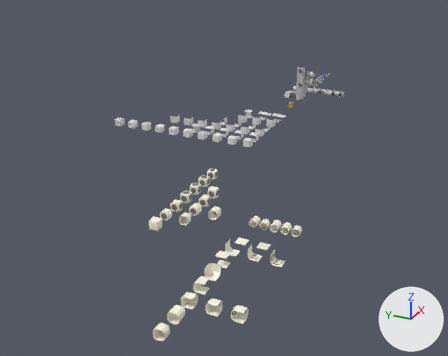
An edit to the Blender file Assets/Models/pieces.blend, drawn before and after from the same camera.
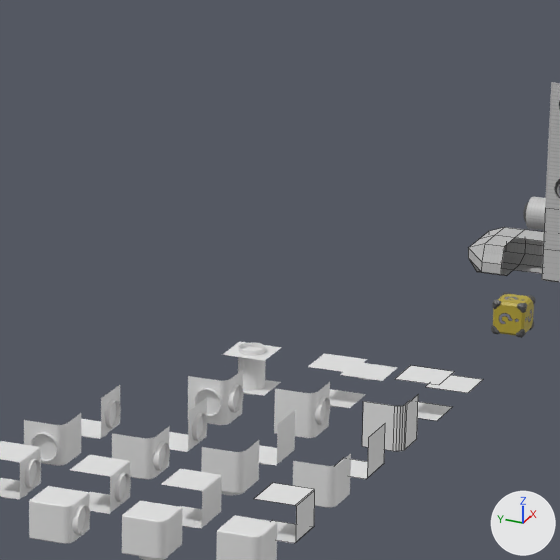
Each version is shown whole from a 50 mm camera at (-54.4, -25.8, 27.0) aimed at (7.1, 1.8, -3.8), then close up on the part from 46% to 67% of the width and 15% to 41% of the height. The axes (+X, +Y, +Z) are drawn at lower right. The lights are the same throughout. The close-ups show mesh edges as thin lines.

Script lines for the objects in view, before the commit:
```python
me_cube_028 = bpy.data.meshes.new('Cube.028')
me_cube_028.from_pydata([(-0.5, -0.5, -0.4), (-0.5, -0.5, 0.4), (-0.5, 0.4, -0.4), (-0.5, 0.4, 0.4), (0.5, -0.5, -0.4), (0.5, -0.5, 0.4), (0.5, 0.4, -0.4), (0.5, 0.4, 0.4)], [], [(2, 3, 7, 6), (2, 6, 4, 0), (7, 3, 1, 5)])
me_cube_028.polygons.foreach_set('use_smooth', [True] * 3)
me_cube_033 = bpy.data.meshes.new('Cube.033')
me_cube_033.from_pydata([(-0.5, -0.5, -0.4), (-0.5, 0.4, -0.4), (-0.5, 0.4, 0.5), (0.5, -0.5, -0.4), (0.5, 0.4, -0.4), (0.5, 0.4, 0.5)], [], [(1, 2, 5, 4), (1, 4, 3, 0)])
me_cube_033.polygons.foreach_set('use_smooth', [True] * 2)
me_cube_070 = bpy.data.meshes.new('Cube.070')
me_cube_070.from_pydata(...)  # 16 vertices, 11 faces; spans x -0.4..0.5, y -0.4..0.5, z -0.4..0.4
me_cube_070.materials.append(mat_panels)  # picture img_color_texture_png
ob_hull_v2_2_sides_tight_edge = bpy.data.objects.new('hull_v2_2_sides_tight_edge', me_cube_033)
ob_hull_v2_2_sides_tight_edge.location = (16.0, 0.0, 0.0)
ob_hull_v2_2_sides_tight_edge.rotation_euler = (0.0, 0.0, 3.142)  # degrees (0, 0, 180)
_m = ob_hull_v2_2_sides_tight_edge.modifiers.new('Bevel', 'BEVEL')
_m.width = 0.02
_m.width_pct = 0.02
_m.limit_method = 'WEIGHT'
ob_hull_v2_3_sides_two_edges = bpy.data.objects.new('hull_v2_3_sides_two_edges', me_cube_028)
ob_hull_v2_3_sides_two_edges.location = (12.0, 0.0, 0.0)
ob_hull_v2_3_sides_two_edges.rotation_euler = (0.0, 0.0, 3.142)  # degrees (0, 0, 180)
_m = ob_hull_v2_3_sides_two_edges.modifiers.new('Bevel', 'BEVEL')
_m.width = 0.02
_m.width_pct = 0.02
_m.limit_method = 'WEIGHT'
ob_hull_v3_corner_2 = bpy.data.objects.new('hull_v3_corner_2', me_cube_070)
ob_hull_v3_corner_2.location = (31.0, 2.0, 0.0)
ob_hull_v3_corner_2.rotation_euler = (0.0, 0.0, -3.142)  # degrees (0, 0, -180)
# also in view: 'question_mark_cube' at (26.0, 0.0, 0.0); 'hull_v2_4_sides_corner' at (10.1, 0.1, 0.0); 'hull_v2_3_sides_corner_1_socket_2_flipped' at (14.0, 6.0, 0.0); 'hull_v2_2_sides_wide_edge_2_sockets' at (18.0, 4.0, 0.0); 'hull_v3_corner_2_flipped' at (30.1, 2.0, 0.0)
```
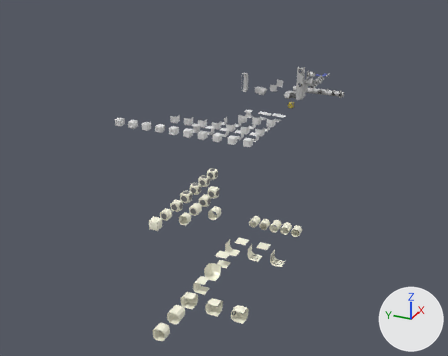
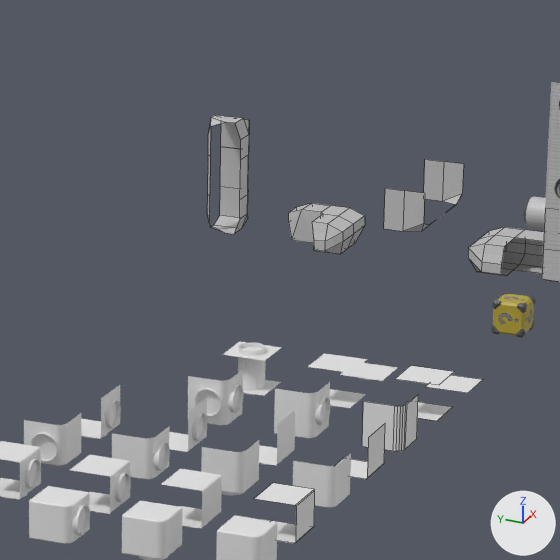
Edits to the bpy script that builds the scene:
```text
Add me_cube_110:
    me_cube_110.from_pydata(...)  # 12 vertices, 4 faces; spans x -0.5..0.4, y -0.4..0.5, z -0.5..0.5
    me_cube_110.materials.append(mat_panels)  # picture img_color_texture_png
Add me_cube_108:
    me_cube_108.from_pydata(...)  # 17 vertices, 10 faces; spans x -0.5..0.4, y -0.4..0.5, z -0.5..0.4
    me_cube_108.materials.append(mat_panels)  # picture img_color_texture_png
Add me_cube_105:
    me_cube_105.from_pydata(...)  # 17 vertices, 10 faces; spans x -0.5..0.4, y -0.4..0.5, z -0.4..0.5
    me_cube_105.materials.append(mat_panels)  # picture img_color_texture_png
Add me_cube_100:
    me_cube_100.from_pydata(...)  # 16 vertices, 13 faces; spans x -0.4..0.4, y -0.4..0.5, z -0.4..0.4
    me_cube_100.materials.append(mat_panels)  # picture img_color_texture_png
Add me_cube_098:
    me_cube_098.from_pydata(...)  # 16 vertices, 13 faces; spans x -0.4..0.5, y -0.4..0.4, z -0.4..0.4
    me_cube_098.materials.append(mat_panels)  # picture img_color_texture_png
Add me_cube_097:
    me_cube_097.from_pydata(...)  # 18 vertices, 12 faces; spans x -0.5..0.4, y -0.4..0.5, z -0.4..0.4
    me_cube_097.materials.append(mat_panels)  # picture img_color_texture_png
Add me_cube_095:
    me_cube_095.from_pydata(...)  # 10 vertices, 5 faces; spans x -0.5..0.4, y -0.5..0.5, z -0.5..0.5
    me_cube_095.materials.append(mat_panels)  # picture img_color_texture_png
Add me_cube_094:
    me_cube_094.from_pydata(...)  # 10 vertices, 5 faces; spans x -0.4..0.5, y -0.5..0.5, z -0.5..0.5
    me_cube_094.materials.append(mat_panels)  # picture img_color_texture_png
Add ob_hull_v3_inner_test_6:
    ob_hull_v3_inner_test_6 = bpy.data.objects.new('hull_v3_inner_test_6', me_cube_110)
    ob_hull_v3_inner_test_6.location = (31.0, 9.0, 1.0)
Add ob_hull_v3_inner_test_5:
    ob_hull_v3_inner_test_5 = bpy.data.objects.new('hull_v3_inner_test_5', me_cube_108)
    ob_hull_v3_inner_test_5.location = (31.0, 9.0, 2.0)
Add ob_hull_v3_inner_test_4:
    ob_hull_v3_inner_test_4 = bpy.data.objects.new('hull_v3_inner_test_4', me_cube_105)
    ob_hull_v3_inner_test_4.location = (31.0, 9.0, 0.0)
Add ob_hull_v3_inner_test_3:
    ob_hull_v3_inner_test_3 = bpy.data.objects.new('hull_v3_inner_test_3', me_cube_100)
    ob_hull_v3_inner_test_3.location = (31.0, 7.0, 0.0)
    ob_hull_v3_inner_test_3.rotation_euler = (0.0, 0.0, -3.142)  # degrees (0, 0, -180)
Add ob_hull_v3_inner_test_2:
    ob_hull_v3_inner_test_2 = bpy.data.objects.new('hull_v3_inner_test_2', me_cube_098)
    ob_hull_v3_inner_test_2.location = (30.0, 6.0, 0.0)
Add ob_hull_v3_inner_test_1:
    ob_hull_v3_inner_test_1 = bpy.data.objects.new('hull_v3_inner_test_1', me_cube_097)
    ob_hull_v3_inner_test_1.location = (31.0, 6.0, 0.0)
Add ob_hull_v3_inner_edge_and_face_flipped:
    ob_hull_v3_inner_edge_and_face_flipped = bpy.data.objects.new('hull_v3_inner_edge_and_face_flipped', me_cube_095)
    ob_hull_v3_inner_edge_and_face_flipped.location = (32.0, 4.0, 1.0)
Add ob_hull_v3_inner_edge_and_face:
    ob_hull_v3_inner_edge_and_face = bpy.data.objects.new('hull_v3_inner_edge_and_face', me_cube_094)
    ob_hull_v3_inner_edge_and_face.location = (30.0, 4.0, 1.0)
```

Changed parts and their boxes [x1, y1, x2, y2] in the close-ups (560 x 560 px):
'hull_v3_inner_edge_and_face', added
    after: [384, 188, 432, 232]
'hull_v3_inner_edge_and_face_flipped', added
    after: [424, 159, 464, 211]
'hull_v3_inner_test_2', added
    after: [312, 214, 354, 254]
'hull_v3_inner_test_4', added
    after: [208, 186, 248, 234]
'hull_v3_inner_test_6', added
    after: [208, 147, 249, 199]
'hull_v3_inner_test_5', added
    after: [208, 115, 249, 159]
'hull_v3_inner_test_3', added
    after: [289, 203, 331, 243]
'hull_v3_inner_test_1', added
    after: [321, 206, 365, 248]
